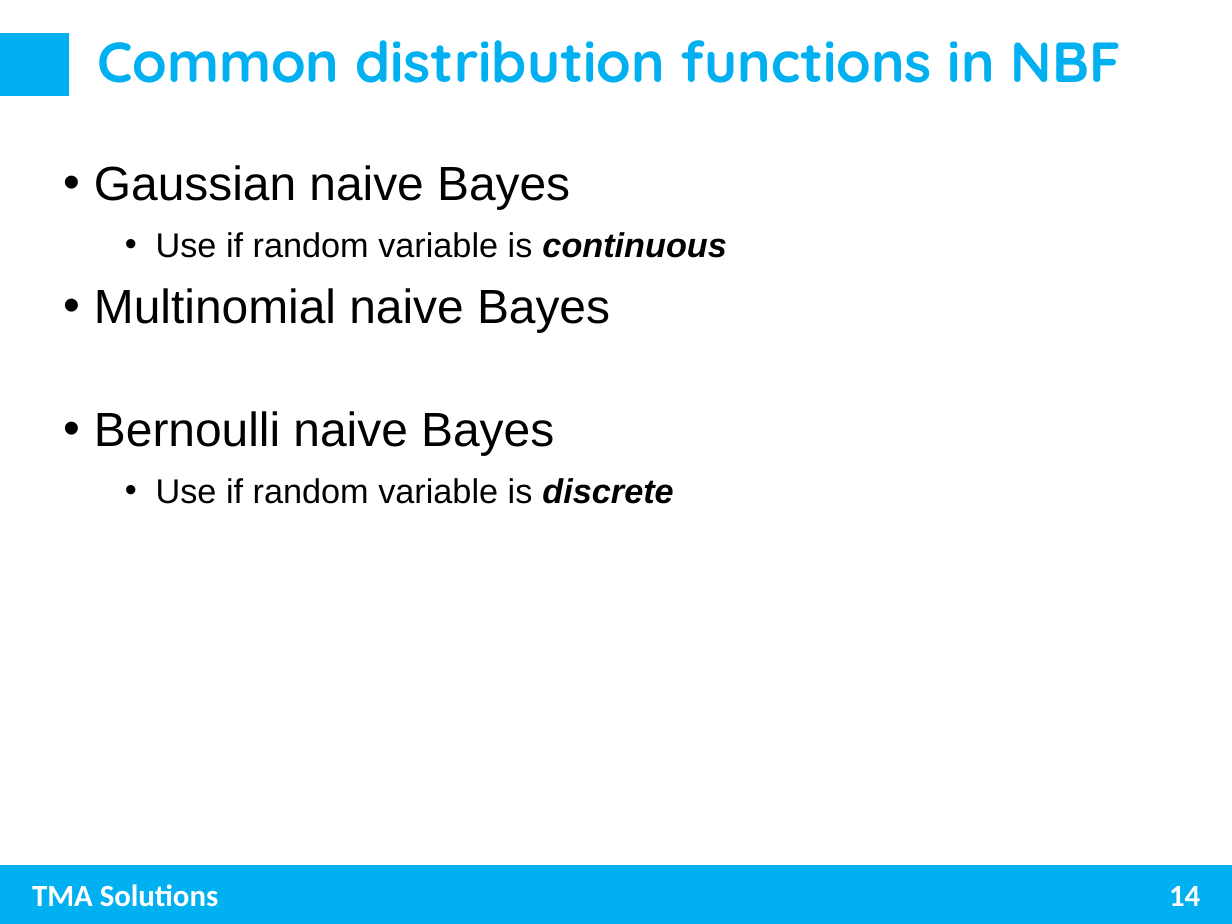
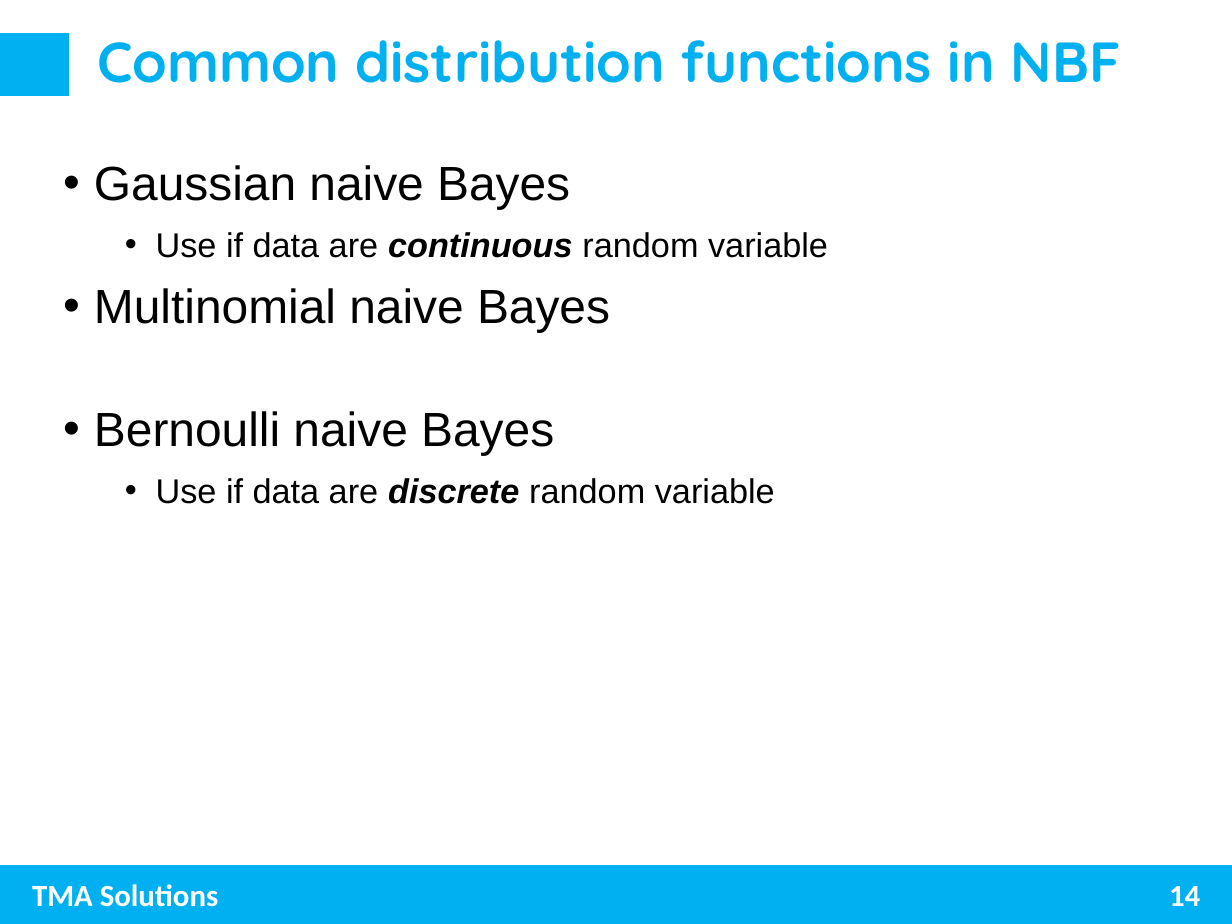
Before and after one commit to trungnghia2009/MachineLearning, a slide deck: slide 14 of Naive Bayes.pptx. Drawn at 1232x924 pixels with LibreOffice and Linux fonts; fonts in the diff are those of the drawing. Boxes give left, top, right and bottom in pixels: in the first picture for what was removed or moved away, otherwise in the second. Text is boxed around its words. In the diff, an @@ line names an element or a change of style, - is before the commit and + after.

```diff
--- a/Naive Bayes.pptx
+++ b/Naive Bayes.pptx
@@ text at <box>156,232,828,258</box>: text changed @@
-    • Use if random variable is continuous
+    • Use if data are continuous random variable
@@ text at <box>156,478,775,504</box>: text changed @@
-    • Use if random variable is discrete
+    • Use if data are discrete random variable
```
Also in this commit, not shown: 1 other slide changed, 1 slide added.
